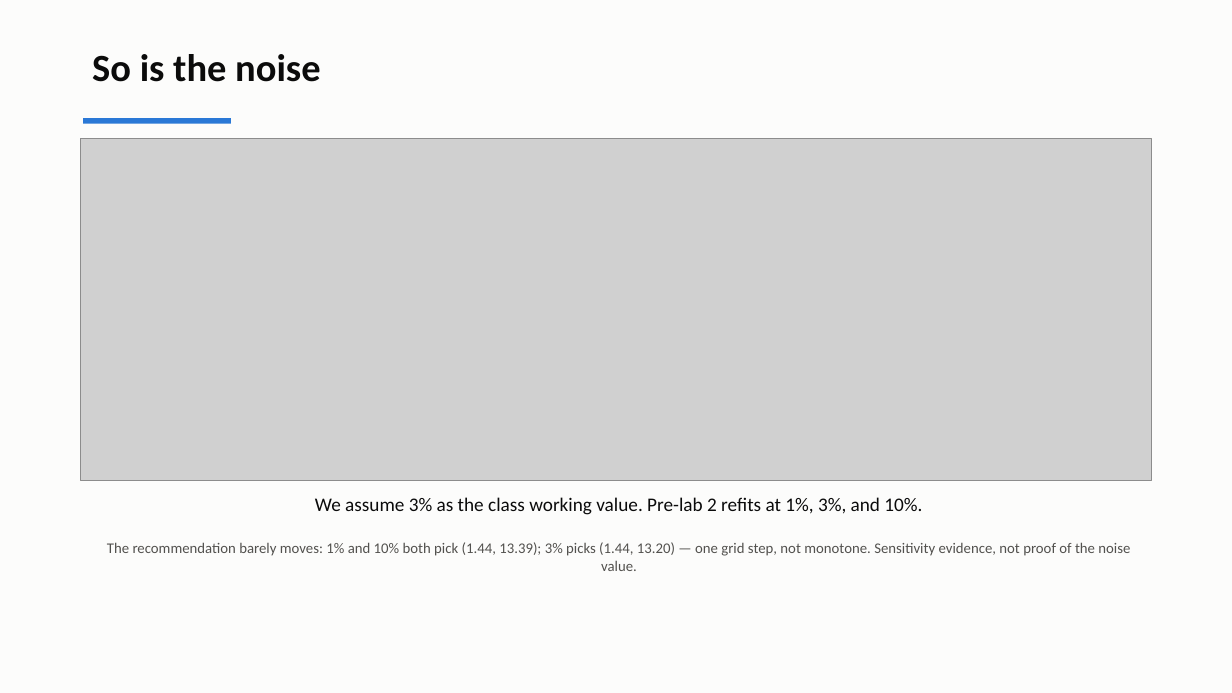
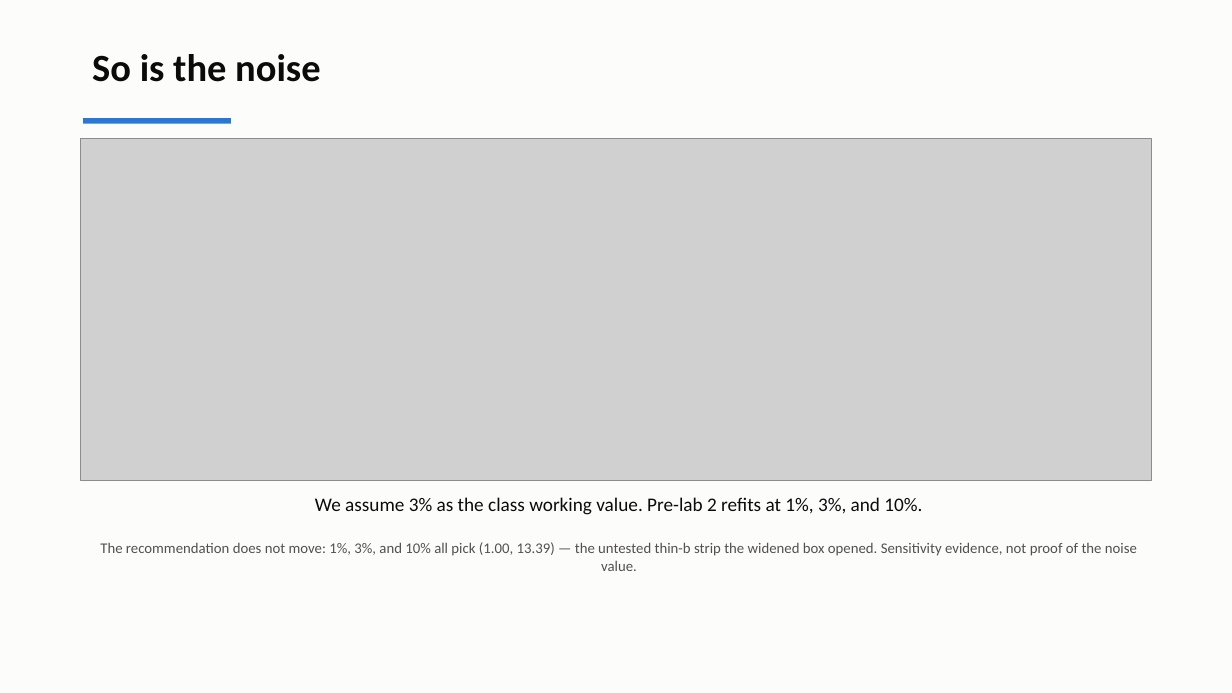
Before and after one commit to andrewvoss8-boop/core-me-data-science-activities-public, a slide deck: slide 12 of me323/Module1_drafts/ME323_Module1_Lecture2.pptx. Drawn at 1232x693 pixels with LibreOffice and Linux fonts; fonts in the diff are those of the drawing; grey boxes stand for pictures. Boxes give left, top, right and bottom in pixels: in the first picture for what was removed or moved away, otherwise in the second. Text is boxed around its words. In the diff, an @@ line names an element or a change of style, - is before the commit and + after.

```diff
--- a/me323/Module1_drafts/ME323_Module1_Lecture2.pptx
+++ b/me323/Module1_drafts/ME323_Module1_Lecture2.pptx
@@ text at (100, 542, 1137, 571): text changed @@
-The recommendation barely moves: 1% and 10% both pick (1.44, 13.39); 3% picks (1.44, 13.20) — one grid step, not monotone. Sensitivity evidence, not proof of the noise value.
+The recommendation does not move: 1%, 3%, and 10% all pick (1.00, 13.39) — the untested thin-b strip the widened box opened. Sensitivity evidence, not proof of the noise value.
```
Also in this commit, not shown: 4 other slides changed, 2 slides added, 20 other files.
